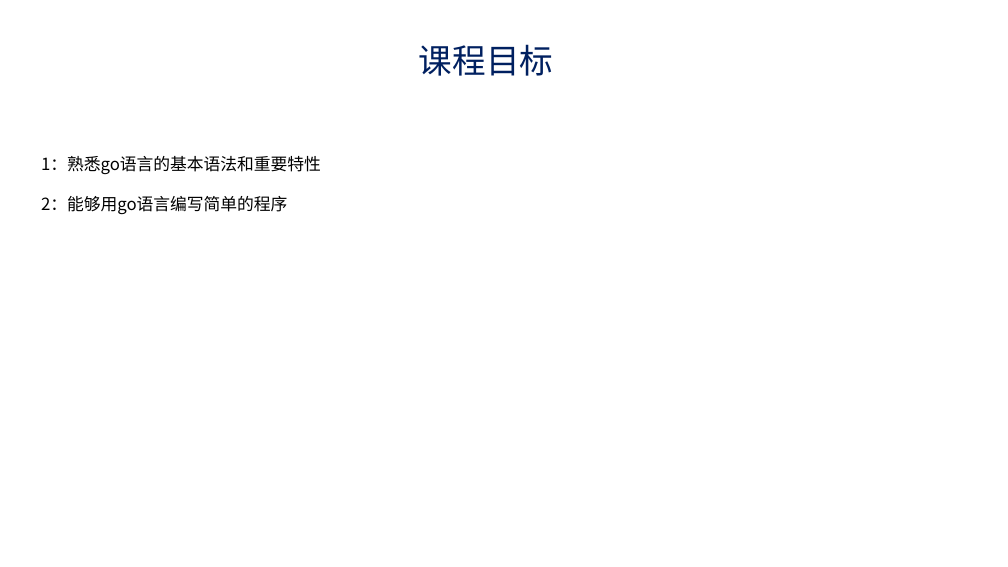
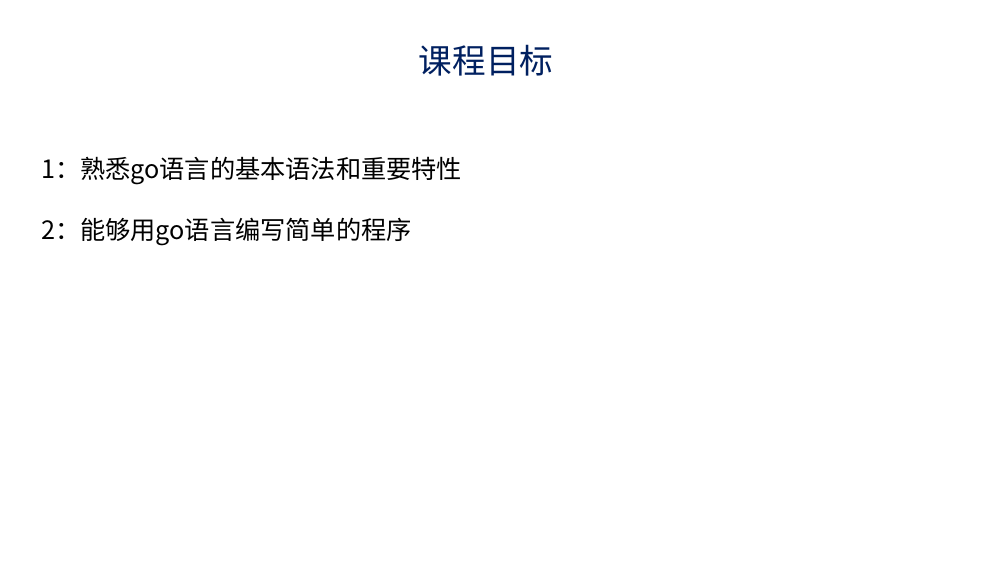
Before and after one commit to yekoufeng/go-learning, a slide deck: slide 3 of golang基础.ppt. Drawn at 1008x567 pixels with LibreOffice and Linux fonts; fonts in the diff are those of the drawing; background and template pictures are left out. Boxes give left, top, right and bottom in pixels: in the first picture for what was removed or moved away, otherwise in the second. Text is boxed around its words. In the diff, an @@ line names an element or a change of style, - is before the commit and + after.

```diff
--- a/golang基础.ppt
+++ b/golang基础.ppt
@@ text "1：熟悉go语言的基本语法和重要特性" at (41, 156, 462, 246): size 16 to 24 pt @@
```
Also in this commit, not shown: 1 other slide changed.
